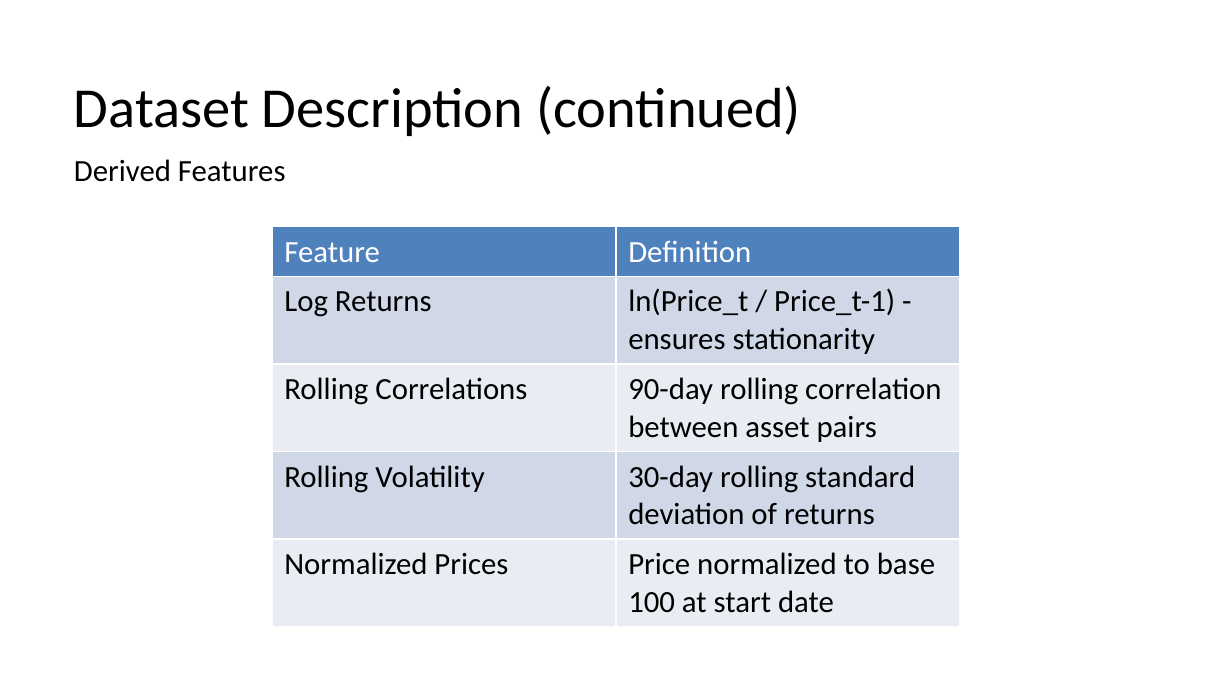
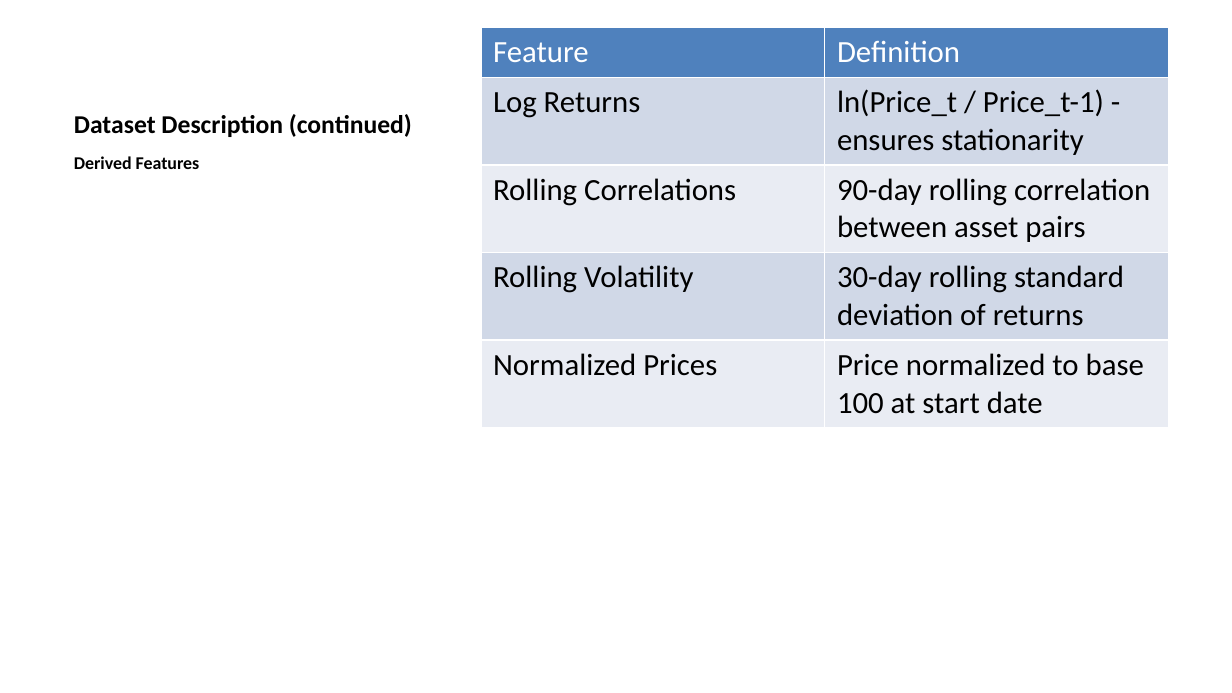
Before and after one commit to SakethKanchi/Cryptocurrency_Commodity_Correlation, a slide deck: slide 10 of presentation.pptx. Drawn at 1232x693 pixels with LibreOffice and Linux fonts; fonts in the diff are those of the drawing. Boxes give left, top, right and bottom in pixels: in the first picture for what was removed or moved away, otherwise in the second. Text is boxed around its words. In the diff, an @@ line names an element or a change of style, - is before the commit and + after.

```diff
--- a/presentation.pptx
+++ b/presentation.pptx
@@ title "Dataset Description (continued)" at (74,114,412,137): size 33 to 15 pt, bold on @@
@@ table: place and size @@
-table at (272,227,960,617)
+table at (480,27,1168,617)
@@ text "Derived Features" at (74,156,200,169): size 18 to 10.5 pt, bold on @@
```
Also in this commit, not shown: 33 other slides changed, 14 slides added, 3 slides removed, 11 other files.
